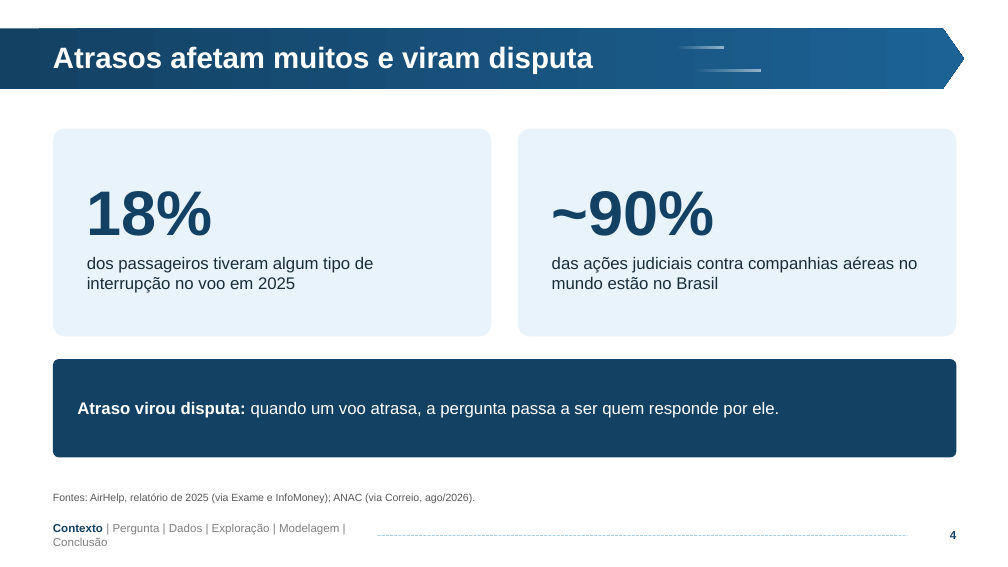
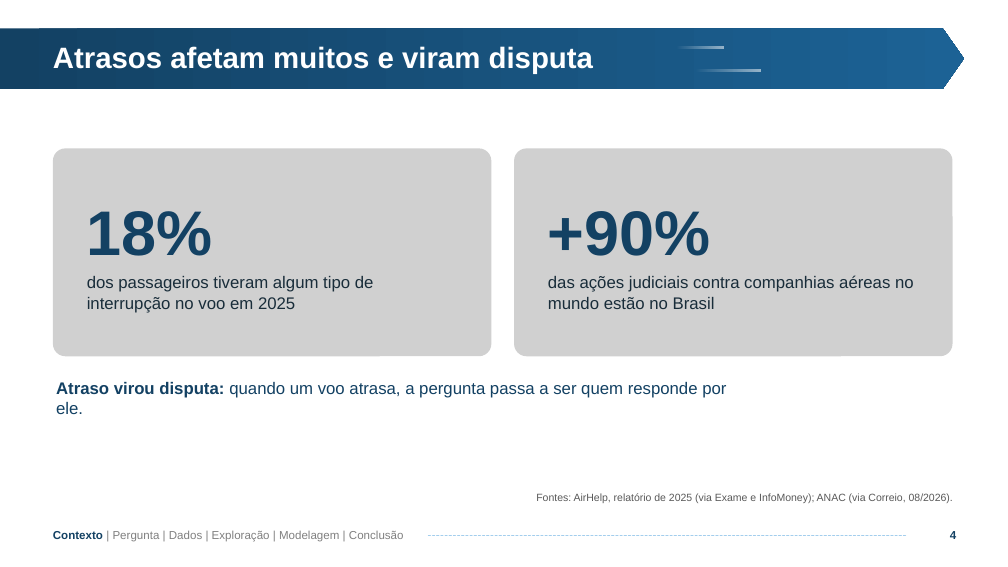
Before and after one commit to Matex0406/Projeto_2_CB, a slide deck: slide 4 of Projeto 2 - CB.pptx. Drawn at 1008x567 pixels with LibreOffice and Linux fonts; fonts in the diff are those of the drawing; grey boxes stand for pictures; background and template pictures are left out. Boxes give left, top, right and bottom in pixels: in the first picture for what was removed or moved away, otherwise in the second. Text is boxed around its words. In the diff, an @@ line names an element or a change of style, - is before the commit and + after.

```diff
--- a/Projeto 2 - CB.pptx
+++ b/Projeto 2 - CB.pptx
@@ rounded rectangle removed at [53,129,492,337] @@
-18%
-dos passageiros tiveram algum tipo de interrupção no voo em 2025
@@ picture added at [53,148,492,356], 16 pt, text #1A2D3A @@
+18%
+dos passageiros tiveram algum tipo de interrupção no voo em 2025
@@ picture added at [514,148,953,356], 16 pt, text #1A2D3A @@
++90%
+das ações judiciais contra companhias aéreas no mundo estão no Brasil
@@ rounded rectangle removed at [518,129,957,337] @@
-~90%
-das ações judiciais contra companhias aéreas no mundo estão no Brasil
@@ text "Atraso virou disputa: quando um ...": place and size @@
-text "Atraso virou disputa: quando um ..." at [53,359,957,457]
+text "Atraso virou disputa: quando um ..." at [56,382,726,414]
@@ text "Atraso virou disputa: quando um ..." at [56,382,726,414]: text colour #FFFFFF to #134163; vertical alignment middle to top; fill #134163 to none @@
@@ text at [536,493,953,503]: text changed @@
-Fontes: AirHelp, relatório de 2025 (via Exame e InfoMoney); ANAC (via Correio, ago/2026).
+Fontes: AirHelp, relatório de 2025 (via Exame e InfoMoney); ANAC (via Correio, 08/2026).
@@ text "Contexto | Pergunta | Dados ..." rewrapped from [53,523,339,546] to [53,530,404,542] @@
@@ line moved from (378, 535) - (907, 535) to (429, 535) - (907, 535) @@
```
Also in this commit, not shown: 30 other slides changed, 2 other files.
